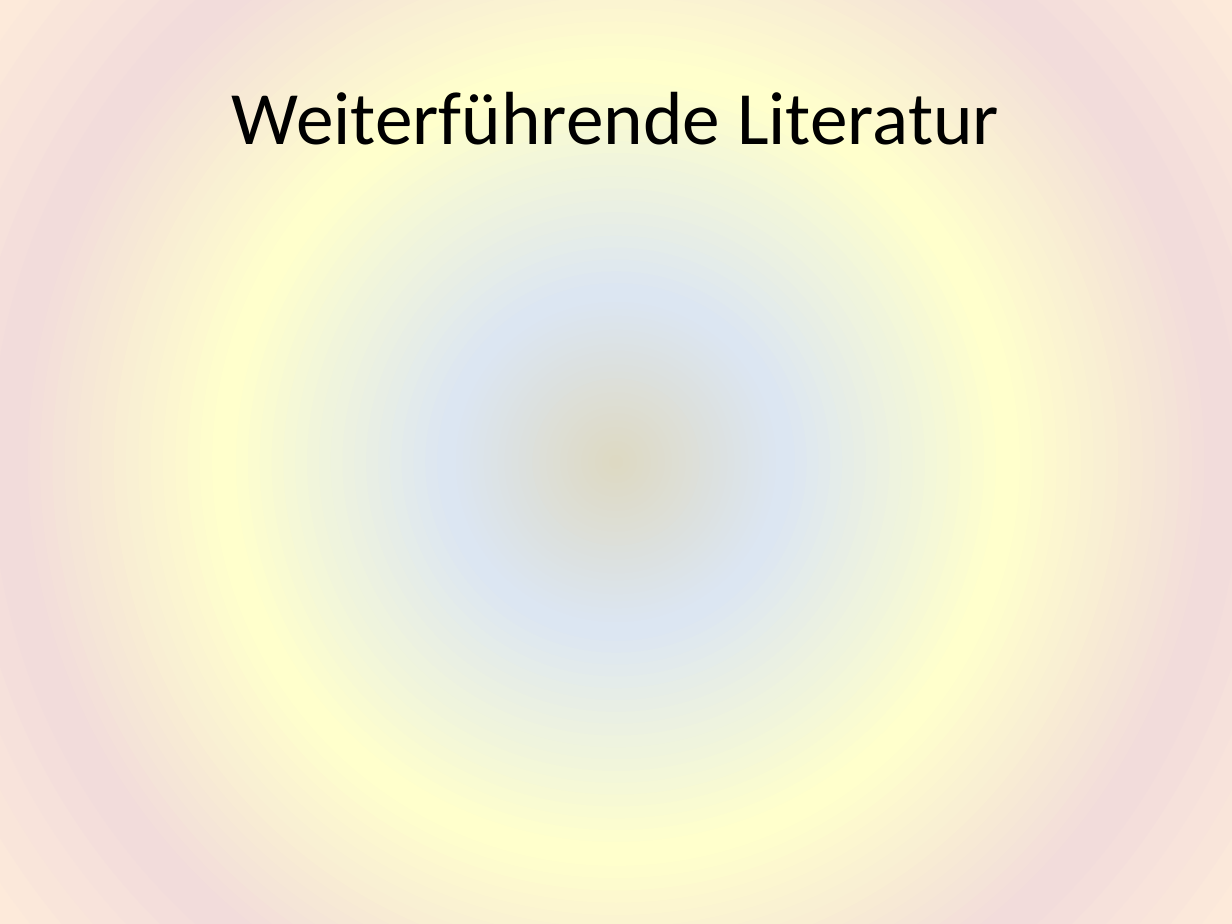
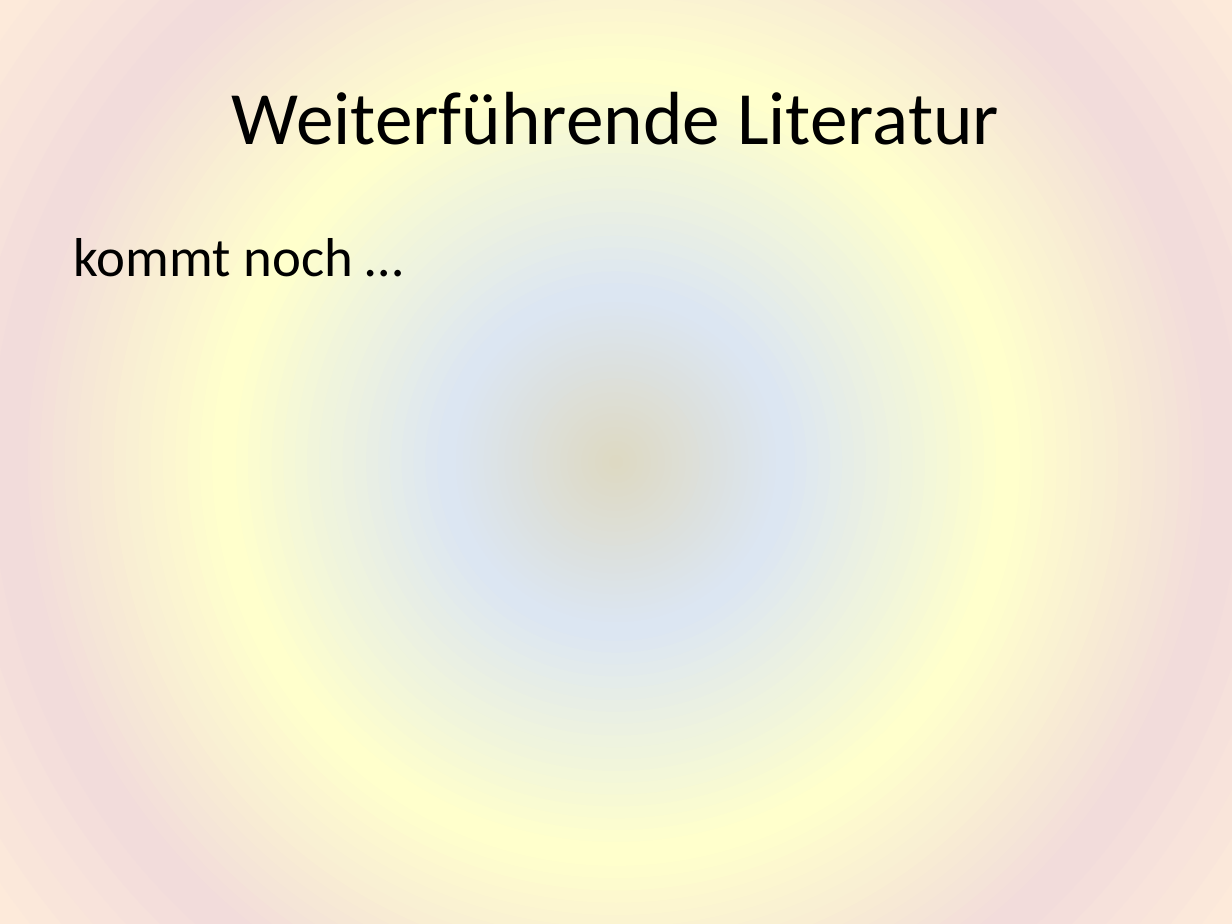
Before and after one commit to HaraldRieder/Physikalismus, a slide deck: slide 21 of Philosophie.pptx. Drawn at 1232x924 pixels with LibreOffice and Linux fonts; fonts in the diff are those of the drawing. Boxes give left, top, right and bottom in pixels: in the first picture for what was removed or moved away, otherwise in the second. Text is boxed around its words. In the diff, an @@ line names an element or a change of style, - is before the commit and + after.

```diff
--- a/Philosophie.pptx
+++ b/Philosophie.pptx
@@ text added at (74,238,353,277), 32 pt, text #000000 @@
+kommt noch …
```
Also in this commit, not shown: 9 other slides changed, 3 slides added, 3 slides removed.
